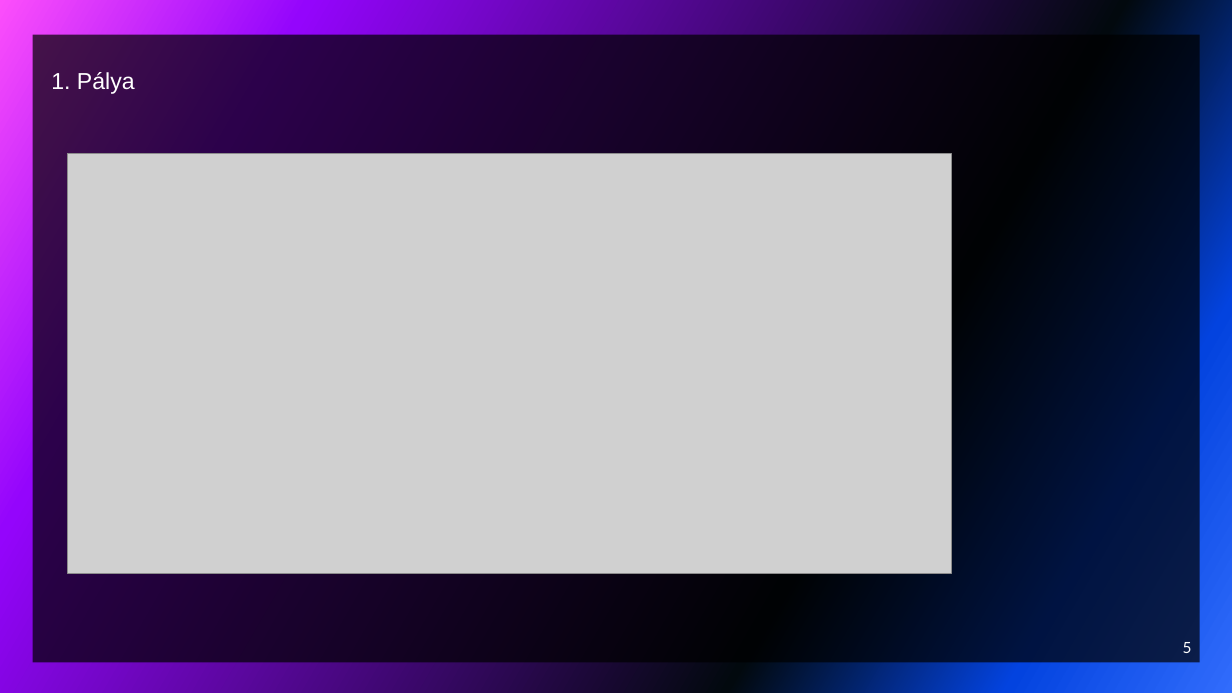
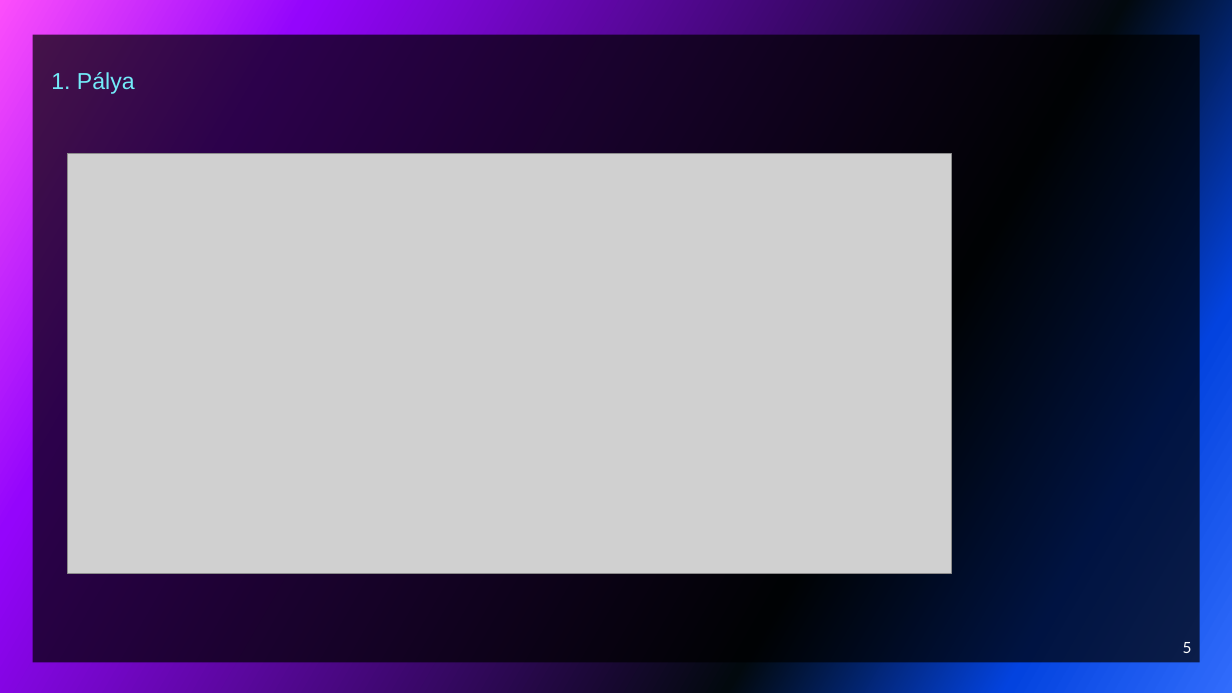
Before and after one commit to vargab3/Jumpermain, a slide deck: slide 5 of JUMPER.pptx. Drawn at 1232x693 pixels with LibreOffice and Linux fonts; fonts in the diff are those of the drawing; grey boxes stand for pictures. Boxes give left, top, right and bottom in pixels: in the first picture for what was removed or moved away, otherwise in the second. Text is boxed around its words. In the diff, an @@ line names an element or a change of style, - is before the commit and + after.

```diff
--- a/JUMPER.pptx
+++ b/JUMPER.pptx
@@ text "1. Pálya" at [51, 72, 135, 94]: text colour #FFFFFF to #73EBF9 @@
```
Also in this commit, not shown: 2 other slides changed, 1 slide added, 1 slide removed.
